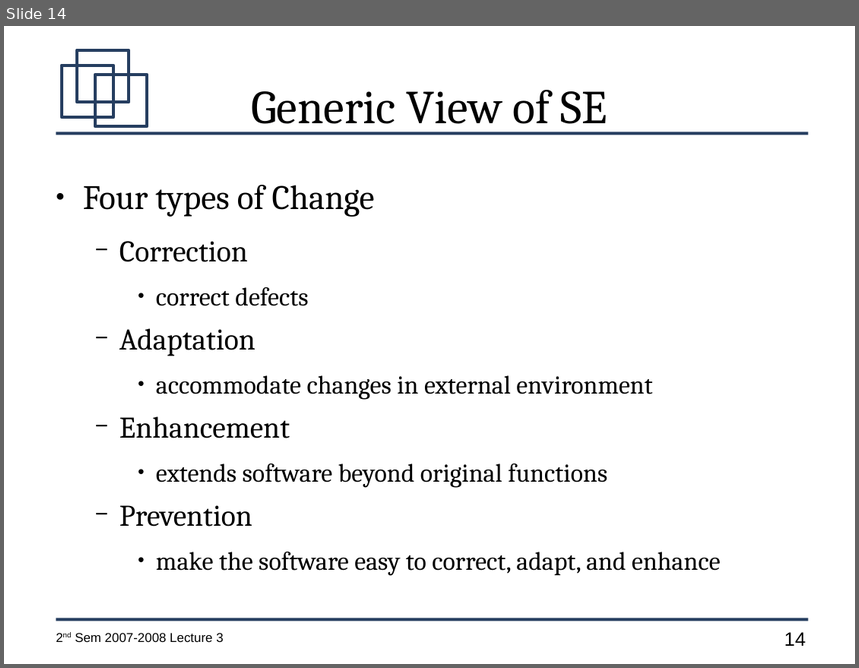
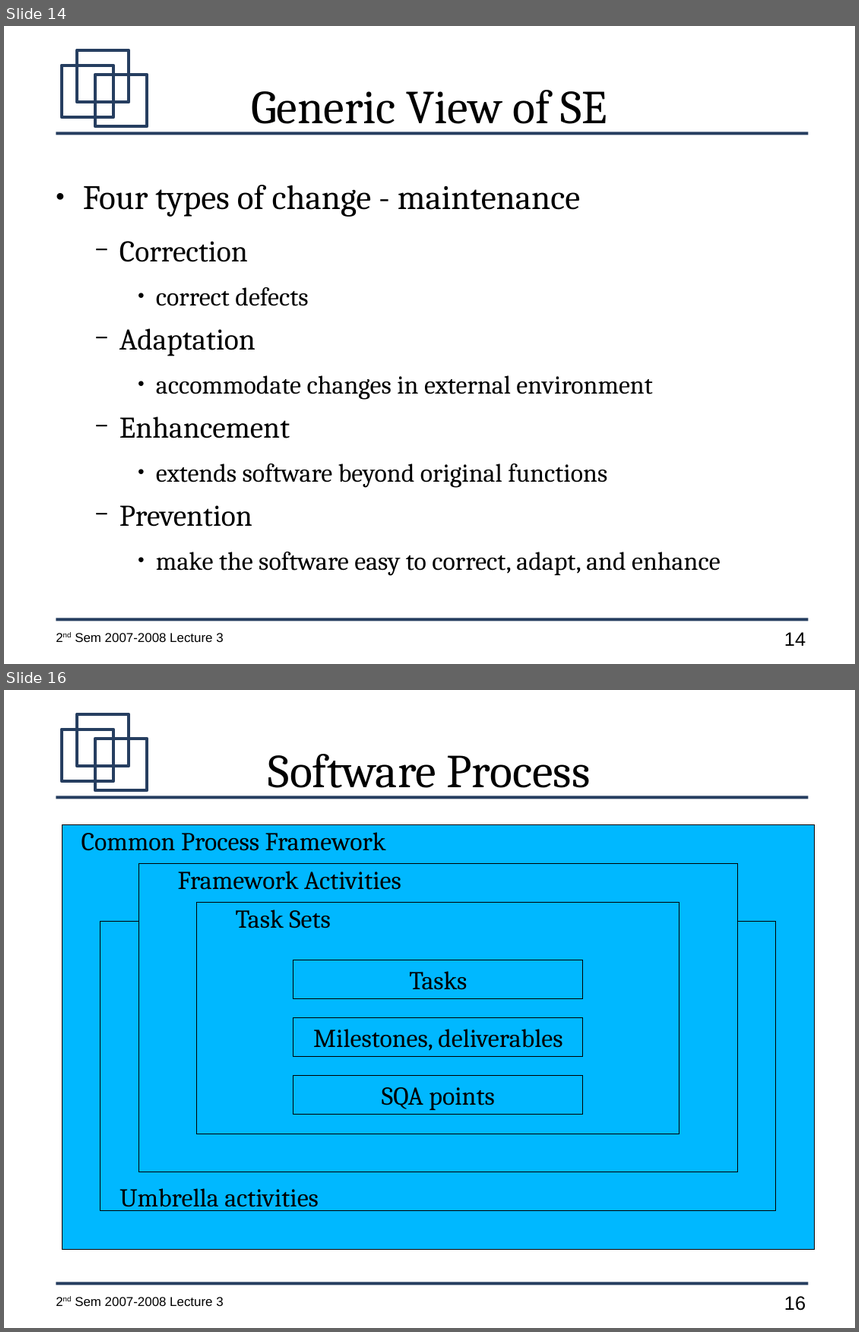
Before and after one commit to jachermocilla/jach-homepage, a slide deck: CMSC128-2nd-Sem-2007-L3.odp. Shown one above the other, each under a label of ours: slide 14 before the commit, slides 14 and 16 after it; the slides between them are not shown. The pictures are 859x668 and 859x1332 pixels, drawn with LibreOffice and Linux fonts; fonts in the diff are those of the drawing. Boxes give left, top, right and bottom in pixels: in the first picture for what was removed or moved away, otherwise in the second. Text is boxed around its words. In the diff, an @@ line names an element or a change of style, - is before the commit and + after.

```diff
--- a/CMSC128-2nd-Sem-2007-L3.odp
+++ b/CMSC128-2nd-Sem-2007-L3.odp
@@ slide 16 added at bbox=[4, 690, 855, 1328], background #FFFFFF; not listed: 7 template elements that a slide beside it also shows @@
@@ title added at bbox=[268, 754, 591, 798], 44 pt, text #000000 @@
+Software Process
@@ rectangle added at bbox=[62, 825, 815, 1250], fill #00B8FF, outline #000000 0 pt @@
@@ text added at bbox=[82, 832, 386, 851], 24 pt, text #000000 @@
+Common Process Framework
@@ rectangle added at bbox=[139, 864, 738, 1173], fill #00B8FF, outline #000000 0 pt @@
@@ text added at bbox=[178, 871, 401, 890], 24 pt, text #000000 @@
+Framework Activities
@@ rectangle added at bbox=[197, 902, 680, 1134], fill #00B8FF, outline #000000 0 pt @@
@@ text added at bbox=[236, 910, 331, 929], 24 pt, text #000000 @@
+Task Sets
@@ rectangle added at bbox=[101, 922, 776, 1211], fill #00B8FF, outline #000000 0 pt @@
@@ rectangle added at bbox=[294, 961, 583, 999], fill #00B8FF, outline #000000 0 pt, 24 pt, text #000000 @@
+Tasks
@@ rectangle added at bbox=[294, 1018, 583, 1057], fill #00B8FF, outline #000000 0 pt, 24 pt, text #000000 @@
+Milestones, deliverables
@@ rectangle added at bbox=[294, 1076, 583, 1115], fill #00B8FF, outline #000000 0 pt, 24 pt, text #000000 @@
+SQA points
@@ text added at bbox=[120, 1189, 319, 1211], 24 pt, text #000000 @@
+Umbrella activities
@@ slide 14 changed as well @@
@@ text at bbox=[83, 185, 580, 217]: text changed @@
-● Four types of Change
+● Four types of change - maintenance
```
Also in this commit, not shown: 3 other slides changed, 6 other slides added.
